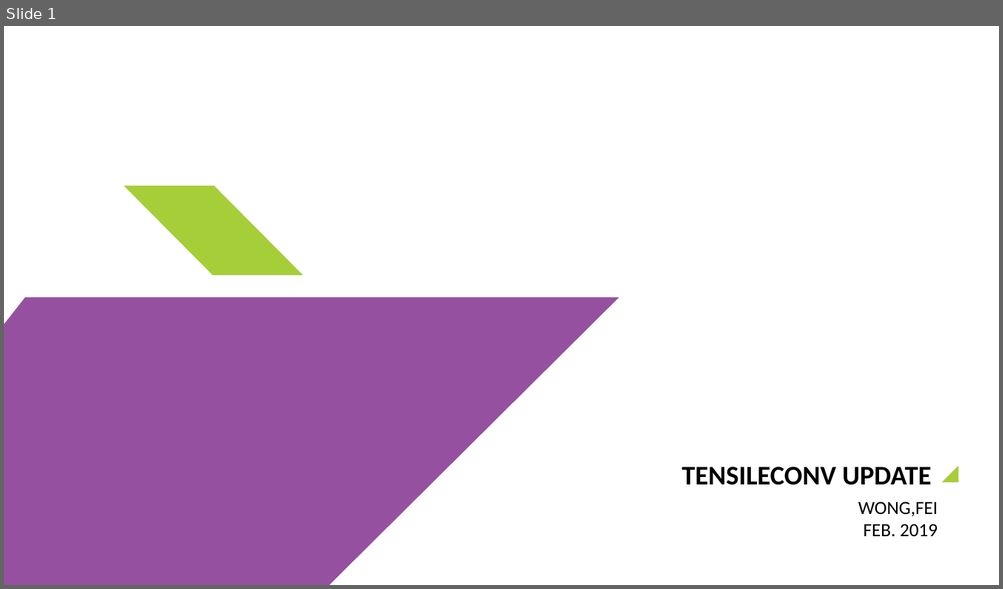
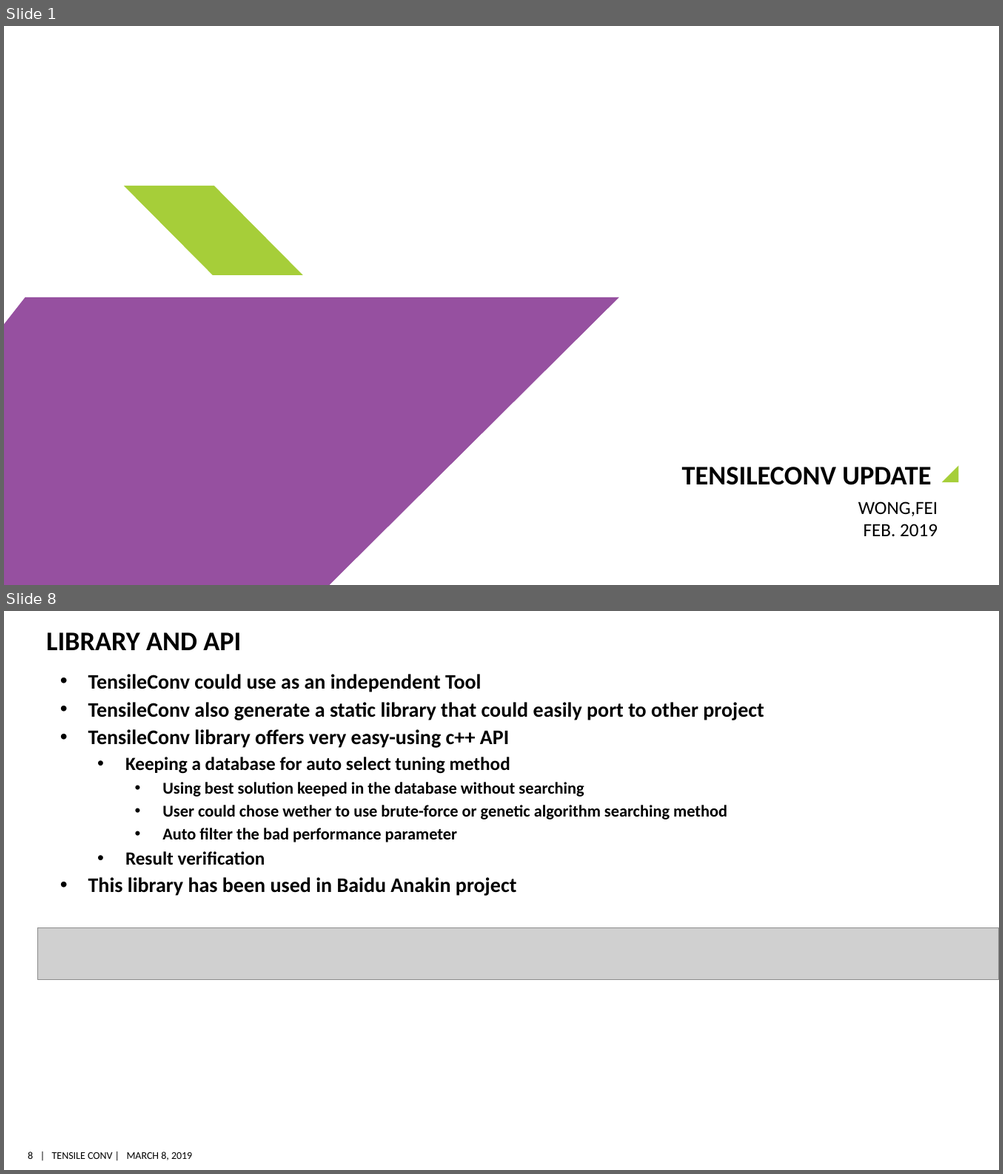
Before and after one commit to feifei14119/TensileConv, a slide deck: doc/TensileConv 2019-02.PPTX. Shown one above the other, each under a label of ours: slide 1 before the commit, slides 1 and 8 after it; the slides between them are not shown. The pictures are 1003x589 and 1003x1174 pixels, drawn with LibreOffice and Linux fonts; fonts in the diff are those of the drawing; grey boxes stand for pictures; background and template pictures are left out. Boxes give left, top, right and bottom in pixels: in the first picture for what was removed or moved away, otherwise in the second. Text is boxed around its words. In the diff, an @@ line names an element or a change of style, - is before the commit and + after.

Commit message:
fix Anakin size bugs

```diff
--- a/doc/TensileConv 2019-02.PPTX
+++ b/doc/TensileConv 2019-02.PPTX
@@ slide 8 added at [4,611,999,1170], background #FFFFFF @@
@@ text added at [46,632,241,650], 26 pt, text #000000, bold @@
+LIBRARY AND API
@@ text added at [88,674,763,949], 20 pt, text #000000, bold @@
+  • TensileConv could use as an independent Tool
+  • TensileConv also generate a static library that could easily port to other project
+  • TensileConv library offers very easy-using c++ API
+    • Keeping a database for auto select tuning method
+      • Using best solution keeped in the database without searching
+      • User could chose wether to use brute-force or genetic algorithm searching method
+      • Auto filter the bad performance parameter
+    • Result verification
+  • This library has been used in Baidu Anakin project
+    Example :
@@ picture added at [37,928,999,980] @@
@@ page number added at [28,1152,33,1159], 10 pt, text #000000 @@
+8
@@ text added at [52,1152,192,1161], 10 pt, text #000000 @@
+| TENSILE CONV | MARCH 8, 2019
```
Also in this commit, not shown: 8 slides changed, 15 other files.
